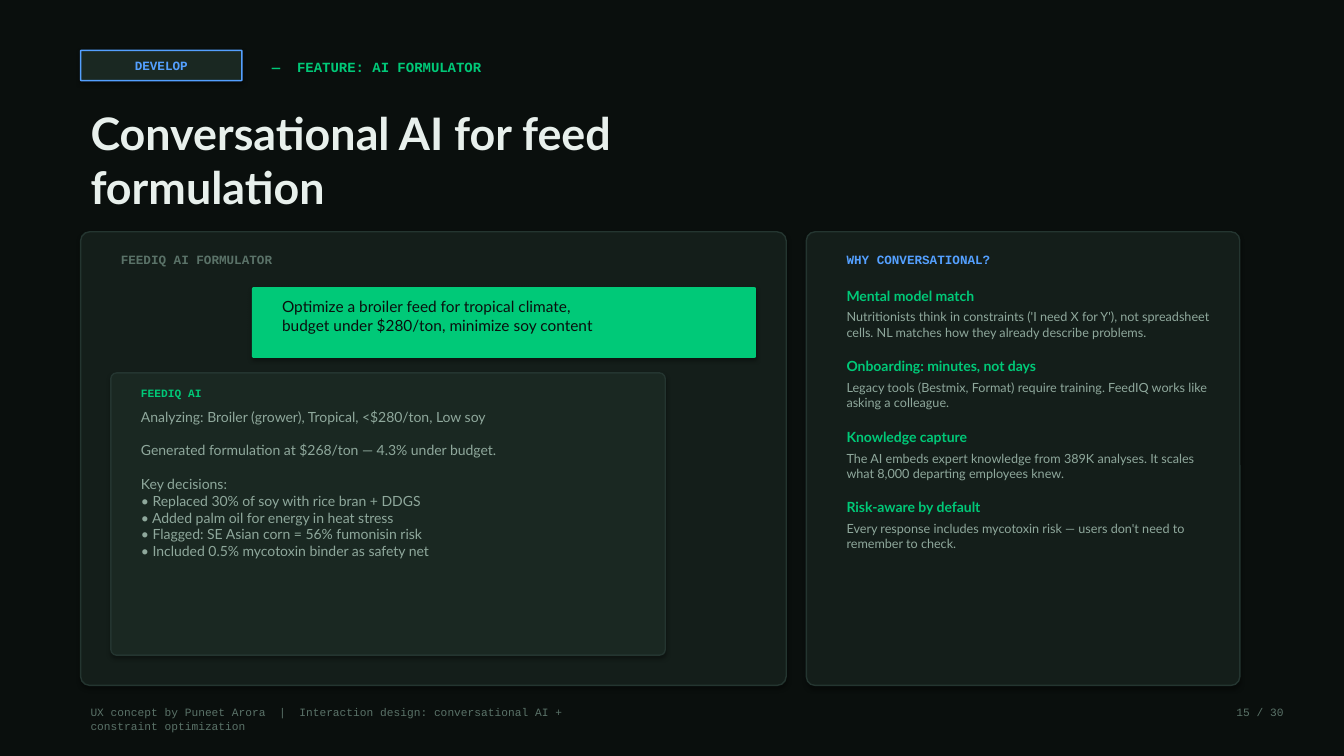
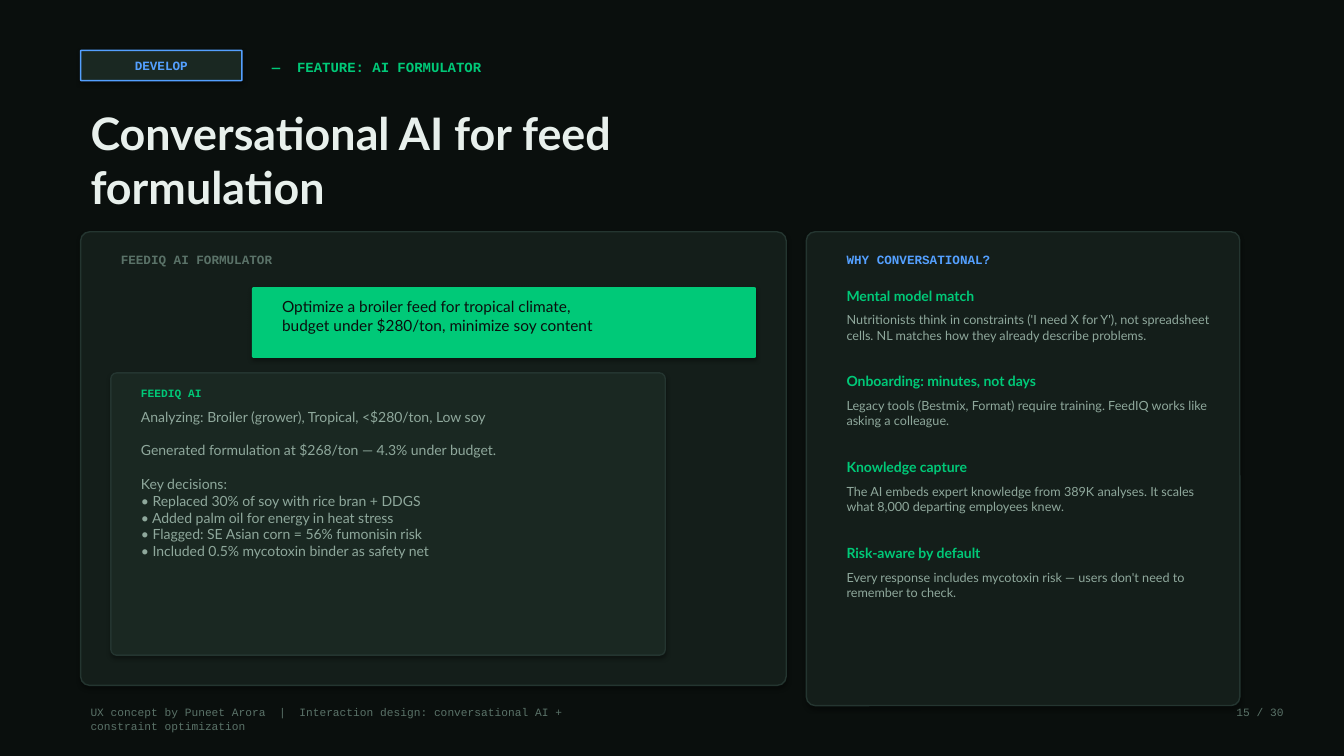
Before and after one commit to puneetindeelhi940/portfolio, a slide deck: slide 15 of FeedIQ-TCT-Case-Study-Puneet-Arora.pptx. Drawn at 1344x756 pixels with LibreOffice and Linux fonts; fonts in the diff are those of the drawing. Boxes give left, top, right and bottom in pixels: in the first picture for what was removed or moved away, otherwise in the second. Text is boxed around its words. In the diff, an @@ line names an element or a change of style, - is before the commit and + after.

```diff
--- a/FeedIQ-TCT-Case-Study-Puneet-Arora.pptx
+++ b/FeedIQ-TCT-Case-Study-Puneet-Arora.pptx
@@ rounded rectangle: place and size @@
-rounded rectangle at box(807, 232, 1240, 686)
+rounded rectangle at box(807, 232, 1240, 706)
@@ text "Onboarding: minutes, not days": place and size @@
-text "Onboarding: minutes, not days" at box(847, 360, 1036, 374)
+text "Onboarding: minutes, not days" at box(847, 375, 1036, 389)
@@ text "Legacy tools (Bestmix, Format) require ...": place and size @@
-text "Legacy tools (Bestmix, Format) require ..." at box(847, 382, 1207, 409)
+text "Legacy tools (Bestmix, Format) require ..." at box(847, 400, 1207, 427)
@@ text "Knowledge capture": place and size @@
-text "Knowledge capture" at box(847, 431, 967, 445)
+text "Knowledge capture" at box(847, 461, 967, 475)
@@ text "The AI embeds expert knowledge ...": place and size @@
-text "The AI embeds expert knowledge ..." at box(847, 453, 1194, 480)
+text "The AI embeds expert knowledge ..." at box(847, 486, 1194, 513)
@@ text "Risk-aware by default": place and size @@
-text "Risk-aware by default" at box(847, 501, 981, 515)
+text "Risk-aware by default" at box(847, 547, 981, 561)
@@ text "Every response includes mycotoxin risk ...": place and size @@
-text "Every response includes mycotoxin risk ..." at box(847, 524, 1185, 548)
+text "Every response includes mycotoxin risk ..." at box(847, 573, 1185, 597)
```
Also in this commit, not shown: 23 other slides changed, 3 other files.
